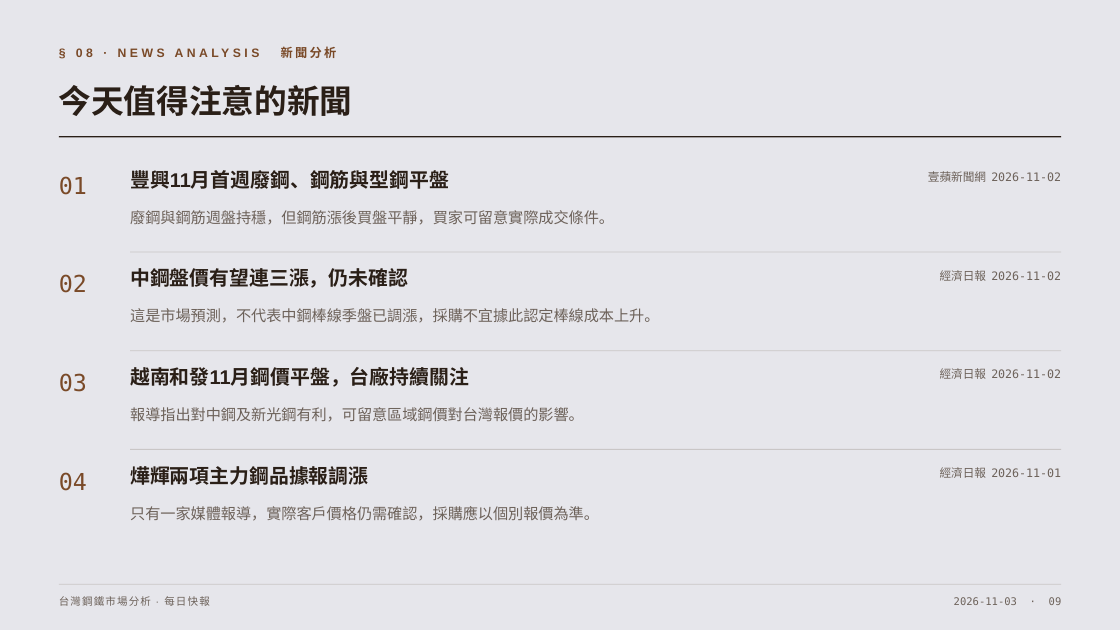
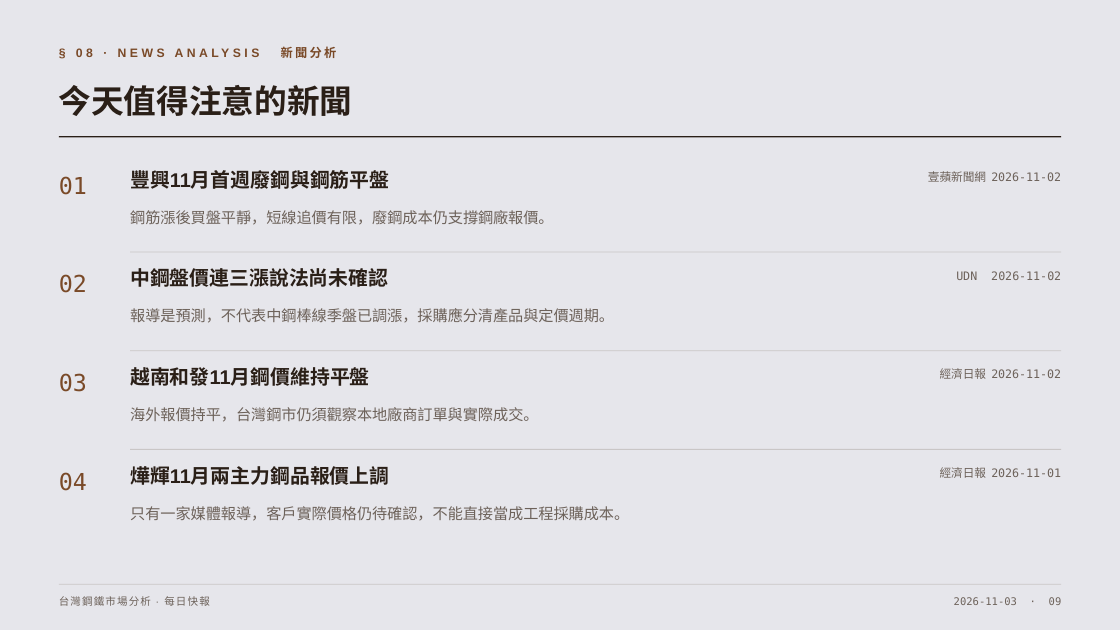
Before and after one commit to lijingchiu/SteelWeb, a slide deck: slide 9 of reports/steel-daily-2026-11-03.pptx. Drawn at 1120x630 pixels with LibreOffice and Linux fonts; fonts in the diff are those of the drawing. Boxes give left, top, right and bottom in pixels: in the first picture for what was removed or moved away, otherwise in the second. Text is boxed around its words. In the diff, an @@ line names an element or a change of style, - is before the commit and + after.

```diff
--- a/reports/steel-daily-2026-11-03.pptx
+++ b/reports/steel-daily-2026-11-03.pptx
@@ text at (130,170,389,189): text changed @@
-豐興11月首週廢鋼、鋼筋與型鋼平盤
+豐興11月首週廢鋼與鋼筋平盤
@@ text at (130,210,553,225): text changed @@
-廢鋼與鋼筋週盤持穩，但鋼筋漲後買盤平靜，買家可留意實際成交條件。
+鋼筋漲後買盤平靜，短線追價有限，廢鋼成本仍支撐鋼廠報價。
@@ text at (130,268,388,287): text changed @@
-中鋼盤價有望連三漲，仍未確認
+中鋼盤價連三漲說法尚未確認
@@ text at (956,271,1061,280): text changed @@
-經濟日報 2026-11-02
+UDN 2026-11-02
@@ text at (130,308,614,323): text changed @@
-這是市場預測，不代表中鋼棒線季盤已調漲，採購不宜據此認定棒線成本上升。
+報導是預測，不代表中鋼棒線季盤已調漲，採購應分清產品與定價週期。
@@ text at (130,367,370,386): text changed @@
-越南和發11月鋼價平盤，台廠持續關注
+越南和發11月鋼價維持平盤
@@ text at (130,407,538,422): text changed @@
-報導指出對中鋼及新光鋼有利，可留意區域鋼價對台灣報價的影響。
+海外報價持平，台灣鋼市仍須觀察本地廠商訂單與實際成交。
@@ text at (130,466,389,485): text changed @@
-燁輝兩項主力鋼品據報調漲
+燁輝11月兩主力鋼品報價上調
@@ text at (130,506,629,521): text changed @@
-只有一家媒體報導，實際客戶價格仍需確認，採購應以個別報價為準。
+只有一家媒體報導，客戶實際價格仍待確認，不能直接當成工程採購成本。
```
Also in this commit, not shown: 10 other slides changed, 1 other file.
